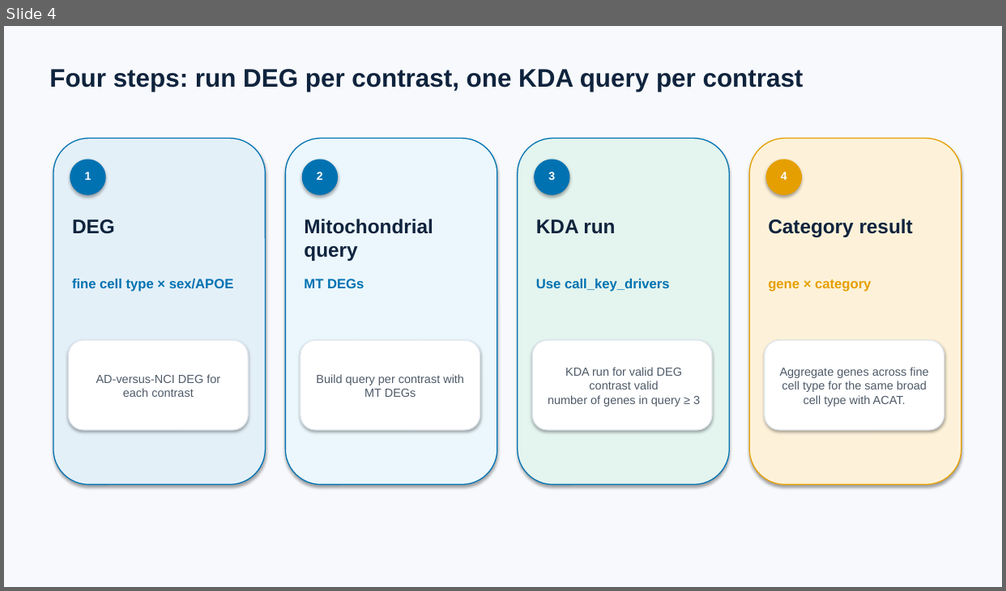
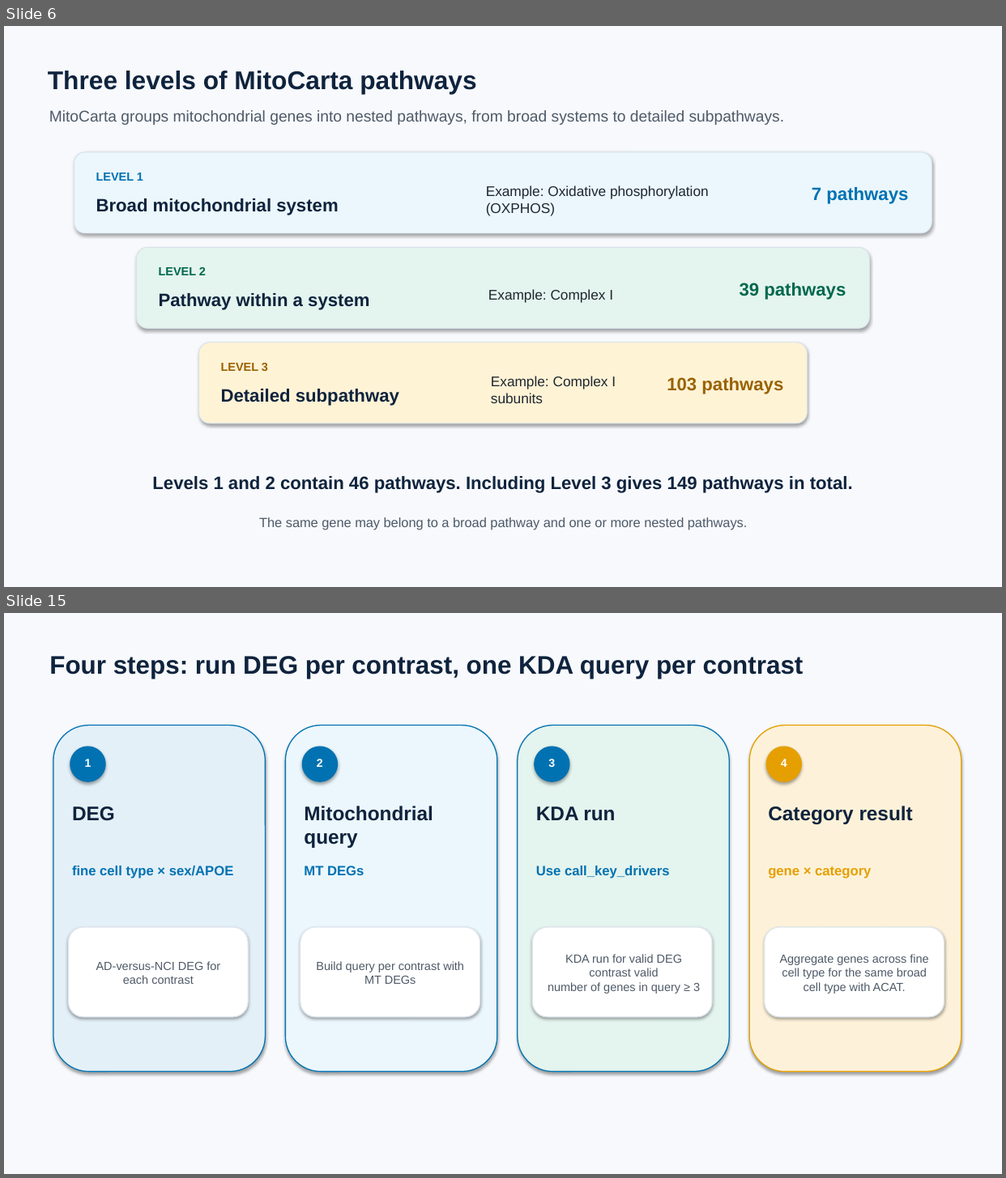
Before and after one commit to ericzhuang2010/alzheimer, a slide deck: docs/presentations/09162026/09162026_sex_apoe_kda_fine_broad.pptx. Shown one above the other, each under a label of ours: slide 4 before the commit, slides 6 and 15 after it; the slides between them are not shown. The pictures are 1006x591 and 1006x1178 pixels, drawn with LibreOffice and Linux fonts; fonts in the diff are those of the drawing. Boxes give left, top, right and bottom in pixels: in the first picture for what was removed or moved away, otherwise in the second. Text is boxed around its words. In the diff, an @@ line names an element or a change of style, - is before the commit and + after.

```diff
--- a/docs/presentations/09162026/09162026_sex_apoe_kda_fine_broad.pptx
+++ b/docs/presentations/09162026/09162026_sex_apoe_kda_fine_broad.pptx
@@ slide 6 added at bbox=[4, 26, 1002, 587], background #FFFFFF @@
@@ rectangle added at bbox=[4, 26, 1002, 587], fill #F7F9FC @@
@@ text added at bbox=[48, 71, 476, 94], 24.8 pt, text #0F233D, bold @@
+Three levels of MitoCarta pathways
@@ text added at bbox=[49, 110, 785, 125], 15 pt, text #4E5A68 @@
+MitoCarta groups mitochondrial genes into nested pathways, from broad systems to detailed subpathways.
@@ rounded rectangle added at bbox=[74, 152, 932, 233], fill #EBF7FC, outline #D8E2EC 0.75 pt @@
@@ text added at bbox=[96, 173, 143, 181], 11.2 pt, text #0072B2, bold @@
+LEVEL 1
@@ text added at bbox=[486, 186, 709, 216], 13.5 pt, text #1F2730 @@
+Example: Oxidative phosphorylation (OXPHOS)
@@ text added at bbox=[812, 187, 908, 204], 17.2 pt, text #0072B2, bold @@
+7 pathways
@@ text added at bbox=[96, 199, 338, 216], 17.2 pt, text #0F233D, bold @@
+Broad mitochondrial system
@@ rounded rectangle added at bbox=[137, 248, 869, 328], fill #E4F4EE, outline #D8E2EC 0.75 pt @@
@@ text added at bbox=[159, 267, 206, 275], 11.2 pt, text #00684D, bold @@
+LEVEL 2
@@ text added at bbox=[488, 289, 613, 303], 13.5 pt, text #1F2730 @@
+Example: Complex I
@@ text added at bbox=[739, 283, 846, 300], 17.2 pt, text #00684D, bold @@
+39 pathways
@@ text added at bbox=[159, 293, 369, 310], 17.2 pt, text #0F233D, bold @@
+Pathway within a system
@@ rounded rectangle added at bbox=[198, 343, 807, 424], fill #FFF3D6, outline #D8E2EC 0.75 pt @@
@@ text added at bbox=[221, 363, 268, 371], 11.2 pt, text #9A6200, bold @@
+LEVEL 3
@@ text added at bbox=[221, 389, 399, 406], 17.2 pt, text #0F233D, bold @@
+Detailed subpathway
@@ text added at bbox=[491, 376, 616, 403], 13.5 pt, text #1F2730 @@
+Example: Complex I subunits
@@ text added at bbox=[667, 378, 783, 395], 17.2 pt, text #9A6200, bold @@
+103 pathways
@@ text added at bbox=[152, 476, 853, 493], 17.2 pt, text #0F233D, bold @@
+Levels 1 and 2 contain 46 pathways. Including Level 3 gives 149 pathways in total.
@@ text added at bbox=[259, 518, 748, 531], 12.8 pt, text #4E5A68 @@
+The same gene may belong to a broad pathway and one or more nested pathways.
@@ what was slide 4 is now slide 15 @@
```
Also in this commit, not shown: 11 slides changed, 116 other slides added, 30 other files.
